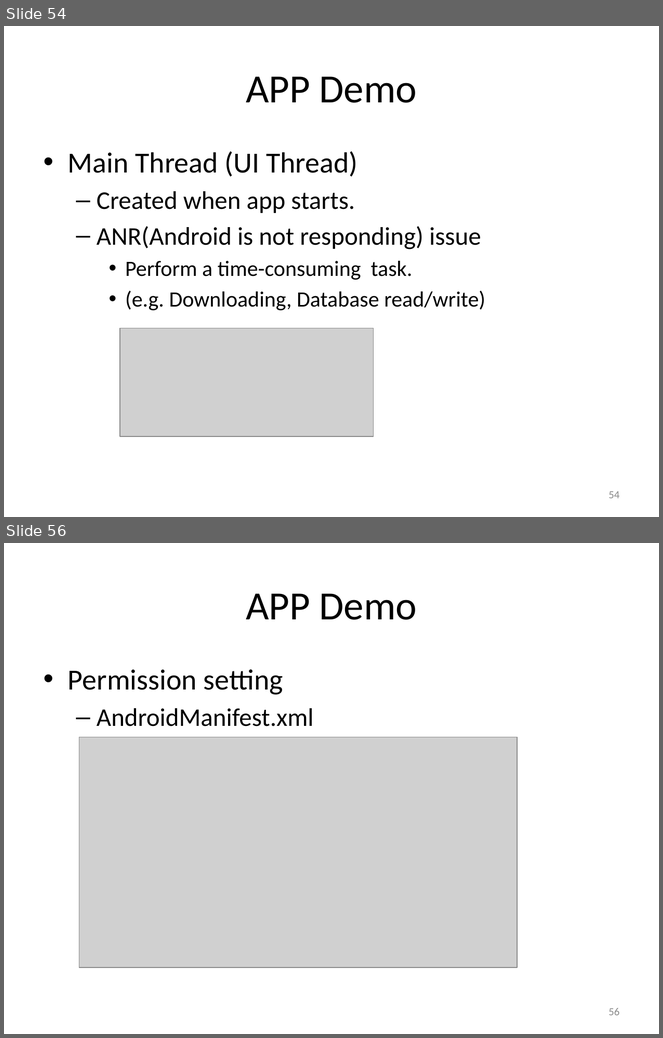
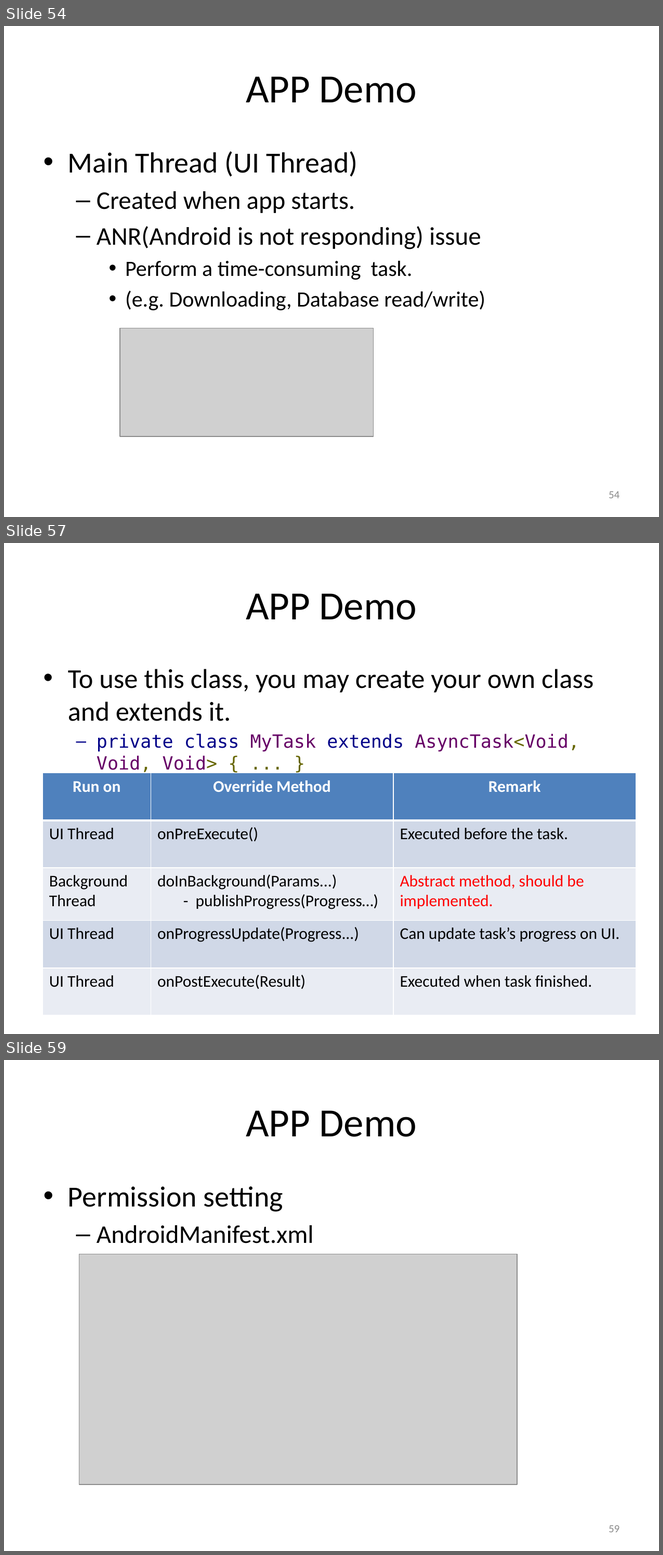
Before and after one commit to hs9021401/FIT_Android, a slide deck: The introduction of Android.pptx. Shown one above the other, each under a label of ours: slides 54 and 56 before the commit, slides 54, 57 and 59 after it; the slides between them are not shown. The pictures are 663x1038 and 663x1555 pixels, drawn with LibreOffice and Linux fonts; fonts in the diff are those of the drawing; grey boxes stand for pictures. Boxes give left, top, right and bottom in pixels: in the first picture for what was removed or moved away, otherwise in the second. Text is boxed around its words. In the diff, an @@ line names an element or a change of style, - is before the commit and + after.

```diff
--- a/The introduction of Android.pptx
+++ b/The introduction of Android.pptx
@@ slide 57 added at <box>4,543,659,1034</box>, background #FFFFFF @@
@@ title added at <box>246,593,417,620</box>, 44 pt, text #000000 @@
+APP Demo
@@ text added at <box>68,669,594,774</box>, 20 pt, text #000000 @@
+• To use this class, you may create your own class and extends it.
+  – private class MyTask extends AsyncTask<Void, Void, Void> { ... }
@@ table added at <box>42,773,636,1015</box>, 5 rows, 3 columns @@
+Run on | Override Method | Remark
+UI Thread | onPreExecute() | Executed before the task.
+Background Thread | doInBackground(Params...) / - publishProgress(Progress…) | Abstract method, should be implemented.
+UI Thread | onProgressUpdate(Progress...) | Can update task’s progress on UI.
+UI Thread | onPostExecute(Result) | Executed when task finished.
@@ what was slide 56 is now slide 59 @@
@@ page number at <box>609,1525,620,1533</box>: text changed @@
-56
+59
```
Also in this commit, not shown: 17 slides changed, 2 other slides added, 2 other files.
